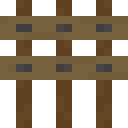
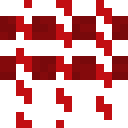
Layer changes from the first 128 x 128 image to the second:
added layer "Layer 0 copy" (1st of 6) above "Layer 0 copy" over [0, 0, 128, 128]
hid "Layer 0" over [0, 0, 128, 128]
